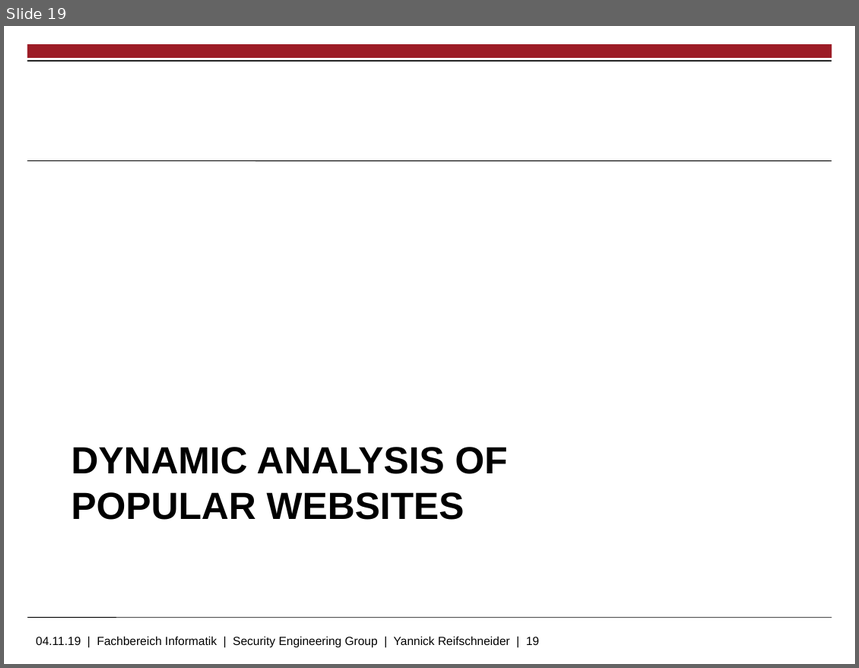
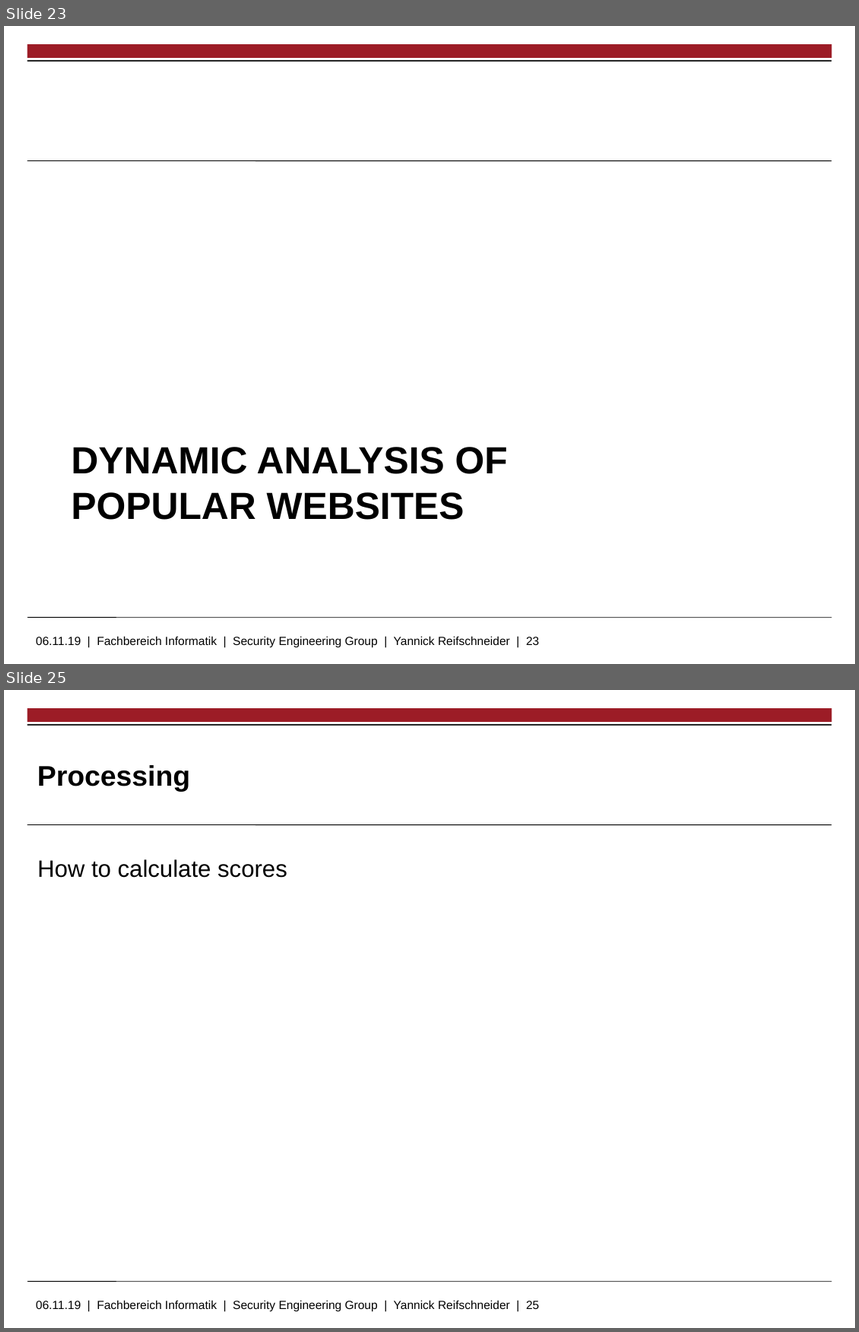
Before and after one commit to skidr0w/background-execution, a slide deck: thesis/slides.pptx. Shown one above the other, each under a label of ours: slide 19 before the commit, slides 23 and 25 after it; the slides between them are not shown. The pictures are 859x668 and 859x1332 pixels, drawn with LibreOffice and Linux fonts; fonts in the diff are those of the drawing; background and template pictures are left out. Boxes give left, top, right and bottom in pixels: in the first picture for what was removed or moved away, otherwise in the second. Text is boxed around its words. In the diff, an @@ line names an element or a change of style, - is before the commit and + after.

```diff
--- a/thesis/slides.pptx
+++ b/thesis/slides.pptx
@@ slide 25 added at (4,690,855,1328), background #FFFFFF; not listed: 5 template elements that a slide beside it also shows @@
@@ title added at (37,765,190,791), 24 pt, text #000000, bold @@
+Processing
@@ text added at (37,859,287,878), 20 pt, text #000000 @@
+How to calculate scores
@@ what was slide 19 is now slide 23 @@
@@ text at (36,636,539,648): text changed @@
-04.11.19 | Fachbereich Informatik | Security Engineering Group | Yannick Reifschneider | 19
+06.11.19 | Fachbereich Informatik | Security Engineering Group | Yannick Reifschneider | 23
```
Also in this commit, not shown: 8 slides changed, 7 other slides added, 2 slides removed.
